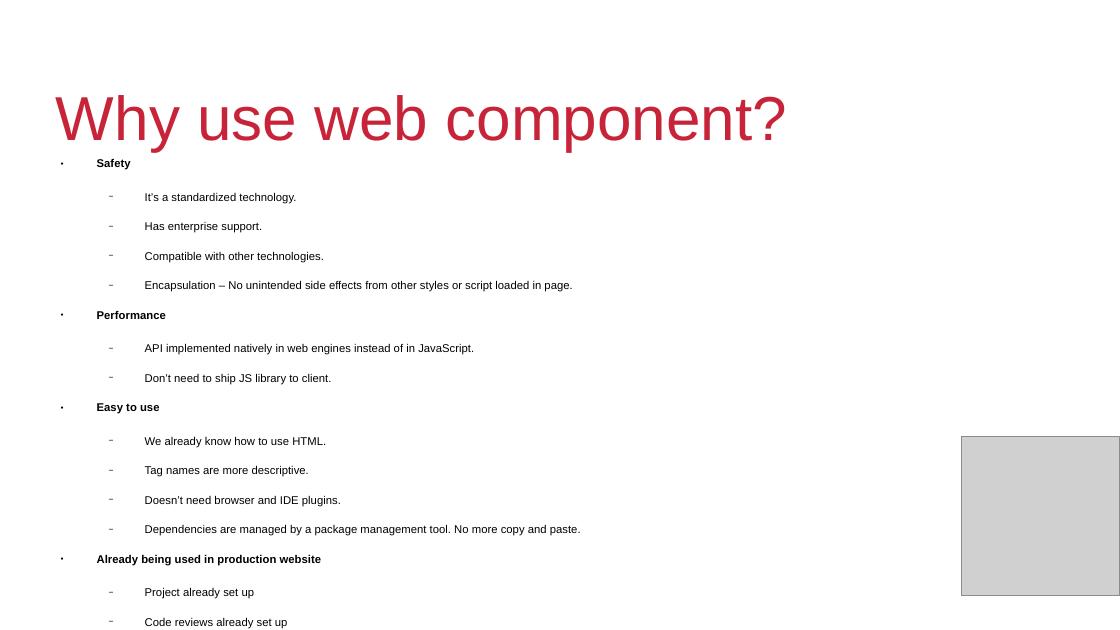
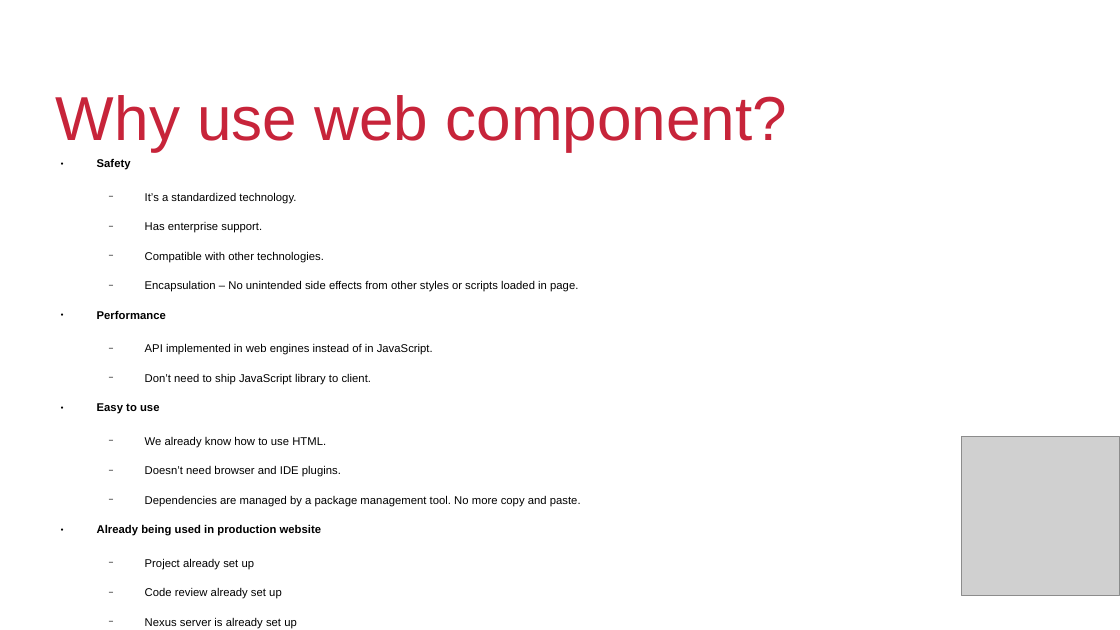
Before and after one commit to QuiWorks/wc-presentation, a slide deck: slide 8 of wc-pp-presentation.odp. Drawn at 1120x630 pixels with LibreOffice and Linux fonts; fonts in the diff are those of the drawing; grey boxes stand for pictures; background and template pictures are left out. Boxes give left, top, right and bottom in pixels: in the first picture for what was removed or moved away, otherwise in the second. Text is boxed around its words. In the diff, an @@ line names an element or a change of style, - is before the commit and + after.

```diff
--- a/wc-pp-presentation.odp
+++ b/wc-pp-presentation.odp
@@ text at (145, 281, 578, 292): text changed @@
-  − Encapsulation – No unintended side effects from other styles or script loaded in page.
+  − Encapsulation – No unintended side effects from other styles or scripts loaded in page.
@@ text at (145, 344, 433, 385): text changed @@
-  − API implemented natively in web engines instead of in JavaScript.
-  − Don’t need to ship JS library to client.
+  − API implemented in web engines instead of in JavaScript.
+  − Don’t need to ship JavaScript library to client.
@@ text at (145, 466, 309, 477): paragraph removed @@
-  − Tag names are more descriptive.
@@ text at (145, 588, 282, 599): text changed @@
-  − Code reviews already set up
+  − Code review already set up
```
Also in this commit, not shown: 3 other slides changed.
